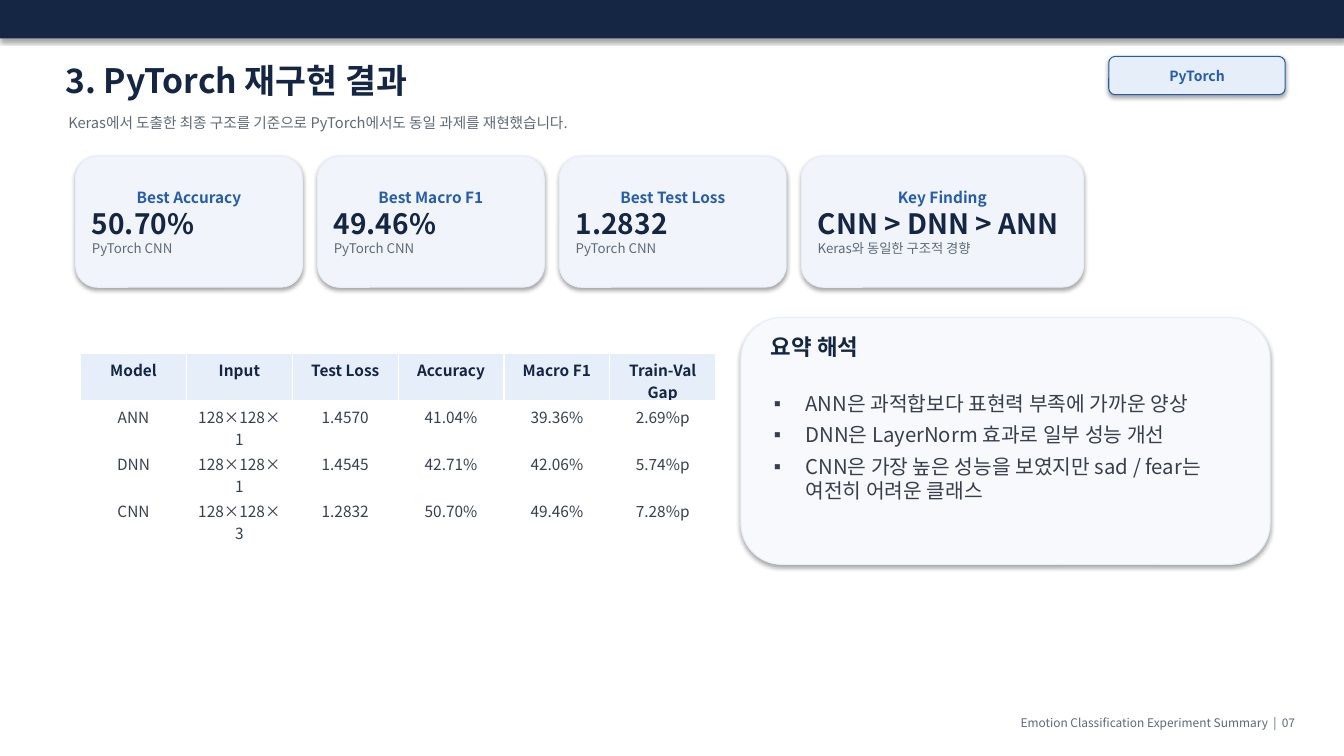
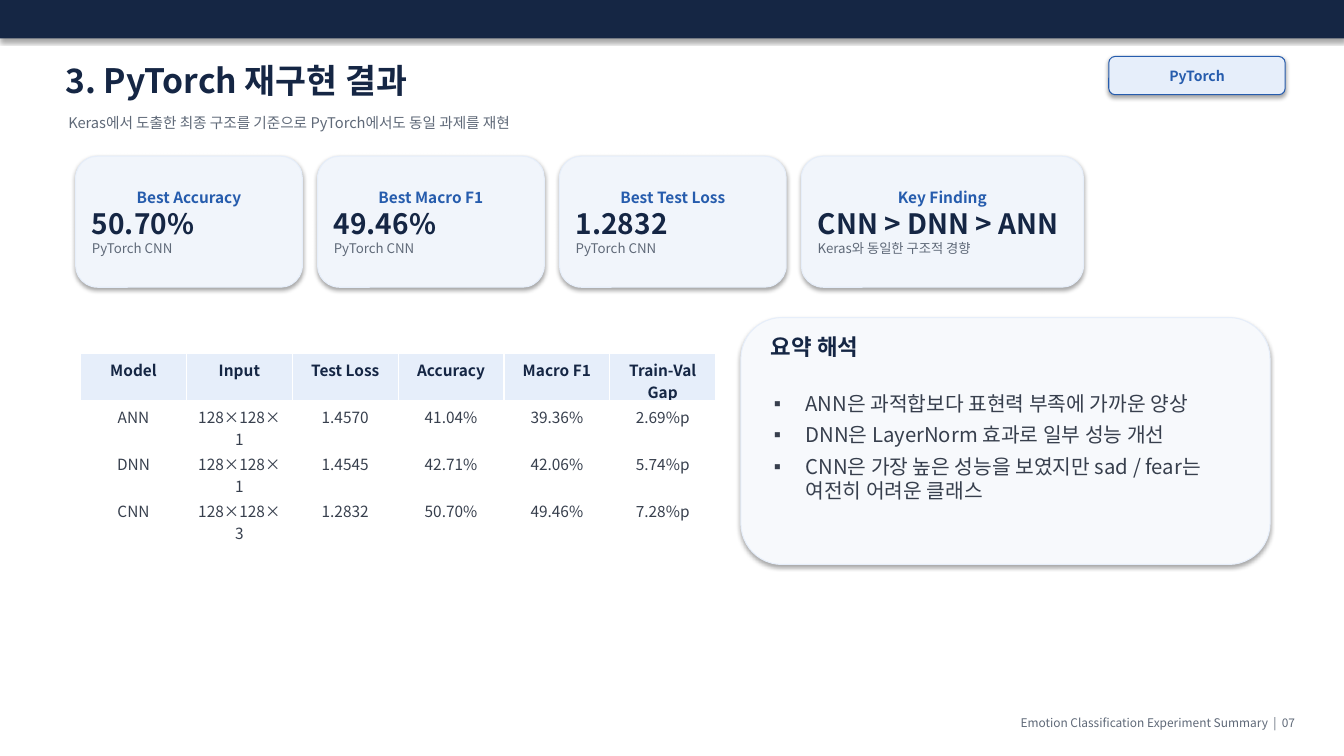
Before and after one commit to a38200-pixel/ANN_DNN_CNN_Architecture_Improvement, a slide deck: slide 9 of 어린이_감정분류_실험결과.pptx. Drawn at 1344x756 pixels with LibreOffice and Linux fonts; fonts in the diff are those of the drawing. Boxes give left, top, right and bottom in pixels: in the first picture for what was removed or moved away, otherwise in the second. Text is boxed around its words. In the diff, an @@ line names an element or a change of style, - is before the commit and + after.

```diff
--- a/어린이_감정분류_실험결과.pptx
+++ b/어린이_감정분류_실험결과.pptx
@@ text at <box>68,116,510,132</box>: text changed @@
-Keras에서 도출한 최종 구조를 기준으로 PyTorch에서도 동일 과제를 재현했습니다.
+Keras에서 도출한 최종 구조를 기준으로 PyTorch에서도 동일 과제를 재현
```
Also in this commit, not shown: 9 other slides changed.
